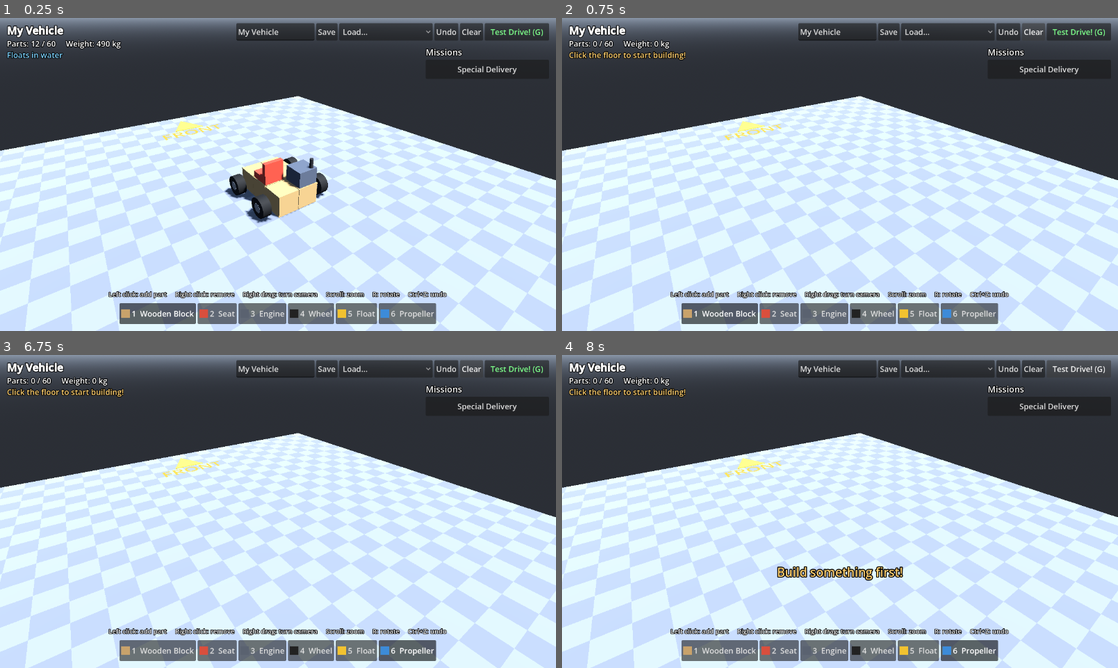
Above: before the commit, frames 1-4 (two rows, left to right).
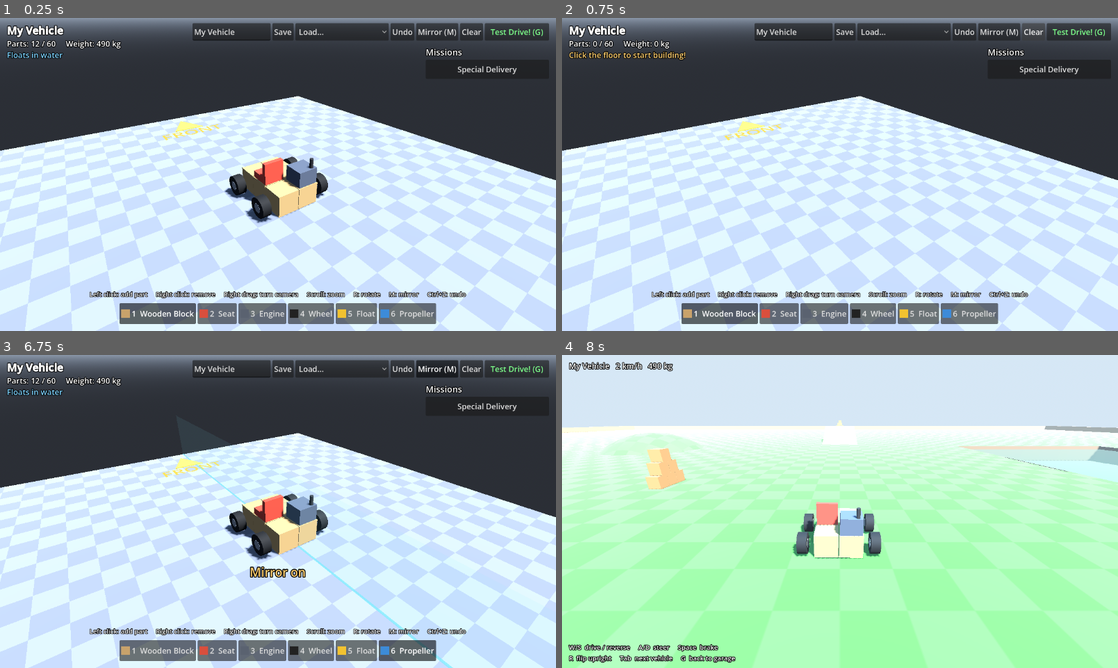
Above: after the commit, the same moments.

Repository: aaronrsiphone/Bodgeworks
Game: Godot game, scene res://garage/garage.tscn
Same seed, same stepped clock (60 frames per second), same inputs: the game is played once before the commit and once after it.
Inputs:
- Up to frame 1 (0.25 s): no input
- Up to frame 2 (0.75 s): click "Clear" at 0.5 s
- Up to frame 3 (6.75 s): click "1 Wooden Block" at 1.25 s; click "2 Seat" at 2 s; click "3 Engine" at 2.75 s; click "4 Wheel" at 3.5 s; click "5 Float" at 4.25 s; click "6 Propeller" at 5 s; click "Undo" at 5.75 s; click "Clear" (after the commit: "Mirror (M)") at 6.5 s
- Up to frame 4 (8 s): click "Test Drive! (G)" at 7.25 s

The runs differ from the first frame. In frame 1, 1.9% of the frame differs, in the area x 16-84%, y 1-90%; in frame 2, 1.9%; in frame 3, 5.6%; in frame 4, 99%, in the area x 0-100%, y 0-100%.

Commit message:
Garage: mirror mode (M) places and removes symmetric parts in pairs
Closes #5. The mirror line is set halfway between the leftmost and
rightmost parts when mirror mode turns on (stored doubled so it snaps to
a cell centre or edge). A second ghost shows the twin, rotation mirrors
1 <-> 3, a pair is only valid if both cells are, and one undo removes
both. garage_test.gd gains 11 mirror checks.

Co-Authored-By: Claude Opus 5.5 <noreply@anthropic.com>
Claude-Session: https://claude.ai/code/session_01Wif9k1ht2MKMPWgGgEp67V

Diff:
--- a/garage/garage.gd
+++ b/garage/garage.gd
@@ -6,6 +6,7 @@
 ##   Right drag   turn the camera      Scroll  zoom      Middle drag  slide
 ##   1-9          pick a part          R       rotate the part
 ##   Ctrl+Z       undo                 G       test drive
+##   M            mirror mode: every part you add or remove gets a twin on the other side
 
 const BUDGET := 60 # most parts a vehicle can have
 const LIMIT := 12 # how far from the middle you can build (in cells)
@@ -20,8 +21,16 @@
 var selected := ""
 var rot := 0
 
+## Mirror mode. The mirror line sits at x = mirror_x2 / 2. We store it doubled so it is
+## always a whole number: even = through the middle of a cell, odd = on the edge between two.
+var mirror_on := false
+var mirror_x2 := 0
+
 var _undo: Array = []
 var _ghost: Node3D
+var _mirror_ghost: Node3D # the twin ghost on the other side of the mirror line
+var _mirror_line: MeshInstance3D
+var _mirror_button: Button
 var _ghost_cell := Vector3i.ZERO
 var _ghost_ok := false
 var _ghost_reason := ""
@@ -51,6 +60,7 @@
 		_changed()
 	else:
 		_load_blueprint(Game.blueprint)
+	_build_mirror_line()
 	_select(part_ids[0])
 
 
@@ -85,25 +95,105 @@
 
 
 ## Why a part can't go in this cell, or "" if it can.
-func why_not(cell: Vector3i) -> String:
-	if parts.has(cell):
+## `pending` lists cells that are about to be filled at the same time (the mirror twin),
+## so they count as taken, count towards the budget, and count as "touching".
+func why_not(cell: Vector3i, pending: Array = []) -> String:
+	if parts.has(cell) or pending.has(cell):
 		return "There's already a part there"
 	if cell.y < 0:
 		return "Can't build under the floor"
 	if absi(cell.x) > LIMIT or absi(cell.z) > LIMIT or cell.y > LIMIT:
 		return "Too far from the middle"
-	if parts.size() >= BUDGET:
+	if parts.size() + pending.size() >= BUDGET:
 		return "Part budget is full (%d)" % BUDGET
-	if not parts.is_empty() and not _touches_build(cell):
+	if not (parts.is_empty() and pending.is_empty()) and not _touches_build(cell, pending):
 		return "Parts have to touch your vehicle"
 	return ""
 
 
-func _touches_build(cell: Vector3i) -> bool:
+## Why a part (and, in mirror mode, its twin) can't go here, or "" if both can.
+func why_not_pair(cell: Vector3i) -> String:
+	var reason := why_not(cell)
+	if reason != "" or not mirror_on:
+		return reason
+	var twin := mirror_cell(cell)
+	if twin == cell:
+		return "" # sitting right on the mirror line: there's only one part
+	reason = why_not(twin, [cell])
+	if reason != "":
+		return "Mirror side: " + reason
+	return ""
+
+
+func _touches_build(cell: Vector3i, pending: Array = []) -> bool:
 	for d in [Vector3i.LEFT, Vector3i.RIGHT, Vector3i.UP, Vector3i.DOWN, Vector3i.FORWARD, Vector3i.BACK]:
-		if parts.has(cell + d):
+		if parts.has(cell + d) or pending.has(cell + d):
 			return true
 	return false
+
+
+# --- mirror mode -------------------------------------------------------------
+
+## The cell on the other side of the mirror line.
+func mirror_cell(cell: Vector3i) -> Vector3i:
+	return Vector3i(mirror_x2 - cell.x, cell.y, cell.z)
+
+
+## A mirror swaps left and right, so a part turned to face left (1) faces right (3) in
+## the mirror. Facing forward (0) or backward (2) stays the same.
+static func mirror_rot(r: int) -> int:
+	return (4 - r) % 4
+
+
+func set_mirror(on: bool) -> void:
+	mirror_on = on
+	if on:
+		# Put the line halfway between the leftmost and rightmost parts. min + max is
+		# always whole, so the line lands on a cell middle or a cell edge.
+		if parts.is_empty():
+			mirror_x2 = 0
+		else:
+			var lo := 1000
+			var hi := -1000
+			for cell in parts:
+				lo = mini(lo, cell.x)
+				hi = maxi(hi, cell.x)
+			mirror_x2 = lo + hi
+		_say("Mirror on")
+	else:
+		_say("Mirror off")
+	if _mirror_button:
+		_mirror_button.set_pressed_no_signal(on)
+	_mirror_line.visible = on
+	_mirror_line.position.x = mirror_x2 / 2.0
+	_update_ghost()
+
+
+func _build_mirror_line() -> void:
+	# A thin glowing strip on the floor, plus a faint see-through wall above it.
+	_mirror_line = MeshInstance3D.new()
+	var strip := BoxMesh.new()
+	strip.size = Vector3(0.08, 0.02, LIMIT * 2 + 1)
+	var m := StandardMaterial3D.new()
+	m.albedo_color = Color(0.4, 0.85, 1.0, 0.8)
+	m.transparency = BaseMaterial3D.TRANSPARENCY_ALPHA
+	m.shading_mode = BaseMaterial3D.SHADING_MODE_UNSHADED
+	strip.material = m
+	_mirror_line.mesh = strip
+	_mirror_line.position = Vector3(0, FLOOR_Y + 0.02, 0)
+	var wall := MeshInstance3D.new()
+	var quad := QuadMesh.new()
+	quad.size = Vector2(LIMIT * 2 + 1, 3.0)
+	var wm := m.duplicate()
+	wm.albedo_color = Color(0.4, 0.85, 1.0, 0.08)
+	wm.cull_mode = BaseMaterial3D.CULL_DISABLED
+	quad.material = wm
+	wall.mesh = quad
+	wall.basis = Basis(Vector3.UP, PI / 2.0) # face sideways, along the x axis
+	wall.position.y = 1.5
+	_mirror_line.add_child(wall)
+	_mirror_line.visible = false
+	add_child(_mirror_line)
 
 
 func to_blueprint() -> Dictionary:
@@ -171,6 +261,8 @@
 		elif event.keycode == KEY_R:
 			rot = (rot + 1) % 4
 			_update_ghost()
+		elif event.keycode == KEY_M:
+			set_mirror(not mirror_on)
 		elif event.keycode >= KEY_1 and event.keycode <= KEY_9:
 			var i: int = event.keycode - KEY_1
 			if i < part_ids.size():
@@ -186,17 +278,40 @@
 	if not _ghost_ok:
 		_say(_ghost_reason)
 		return
+	build_at(_ghost_cell)
+
+
+## Add the selected part at `cell` (and its mirror twin). One undo step takes both away.
+func build_at(cell: Vector3i) -> bool:
+	var reason := why_not_pair(cell)
+	if reason != "":
+		_say(reason)
+		return false
 	_snapshot()
-	place(_ghost_cell, selected, rot)
+	place(cell, selected, rot)
+	if mirror_on and mirror_cell(cell) != cell:
+		place(mirror_cell(cell), selected, mirror_rot(rot))
 	_changed()
+	return true
 
 
 func _try_remove() -> void:
 	var hit := _pick()
 	if hit.has("part_cell"):
-		_snapshot()
-		remove(hit.part_cell)
-		_changed()
+		remove_at(hit.part_cell)
+
+
+## Remove the part at `cell`. In mirror mode its twin goes too, if the same kind of
+## part is sitting in the mirror cell. One undo step brings both back.
+func remove_at(cell: Vector3i) -> void:
+	if not parts.has(cell):
+		return
+	_snapshot()
+	var twin := mirror_cell(cell)
+	if mirror_on and twin != cell and parts.has(twin) and parts[twin].part == parts[cell].part:
+		remove(twin)
+	remove(cell)
+	_changed()
 
 
 ## What's under the mouse: the part it's over (if any) and the cell a new part would go in.
@@ -232,33 +347,46 @@
 	var hit := {} if over_ui else _pick()
 	if not hit.has("place_cell"):
 		_ghost.visible = false
+		_mirror_ghost.visible = false
 		return
 	_ghost.visible = true
 	_ghost_cell = hit.place_cell
 	_ghost.position = Vector3(_ghost_cell)
 	var r := 0 if PartCatalog.get_part(selected).has("wheel") else rot
 	_ghost.basis = Basis(Vector3.UP, r * PI / 2.0)
-	_ghost_reason = why_not(_ghost_cell)
+	_ghost_reason = why_not_pair(_ghost_cell)
 	_ghost_ok = _ghost_reason == ""
-	for mi in _ghost.find_children("*", "MeshInstance3D", true, false):
-		mi.material_override = mi.get_meta("ghost_material") if _ghost_ok else _bad_material
+	var twin := mirror_cell(_ghost_cell)
+	_mirror_ghost.visible = mirror_on and twin != _ghost_cell
+	_mirror_ghost.position = Vector3(twin)
+	_mirror_ghost.basis = Basis(Vector3.UP, mirror_rot(r) * PI / 2.0)
+	for g in [_ghost, _mirror_ghost]:
+		for mi in g.find_children("*", "MeshInstance3D", true, false):
+			mi.material_override = mi.get_meta("ghost_material") if _ghost_ok else _bad_material
 
 
 func _select(id: String) -> void:
 	selected = id
 	if _ghost:
 		_ghost.queue_free()
-	_ghost = PartVisuals.create(id, PartCatalog.get_part(id))
-	# See-through copy of each piece's colour.
-	for mi in _ghost.find_children("*", "MeshInstance3D", true, false):
+		_mirror_ghost.queue_free()
+	_ghost = _make_ghost(id)
+	_mirror_ghost = _make_ghost(id)
+	for pid in _part_buttons:
+		_part_buttons[pid].button_pressed = pid == id
+	_update_ghost()
+
+
+## A see-through copy of a part, to show where it will go.
+func _make_ghost(id: String) -> Node3D:
+	var ghost := PartVisuals.create(id, PartCatalog.get_part(id))
+	for mi in ghost.find_children("*", "MeshInstance3D", true, false):
 		var m: StandardMaterial3D = mi.mesh.material.duplicate()
 		m.albedo_color.a = 0.5
 		m.transparency = BaseMaterial3D.TRANSPARENCY_ALPHA
 		mi.set_meta("ghost_material", m)
-	add_child(_ghost)
-	for pid in _part_buttons:
-		_part_buttons[pid].button_pressed = pid == id
-	_update_ghost()
+	add_child(ghost)
+	return ghost
 
 
 func _start_mission(id: String) -> void:
@@ -355,7 +483,7 @@
 	top.alignment = BoxContainer.ALIGNMENT_END
 	top.anchor_left = 1.0
 	top.anchor_right = 1.0
-	top.offset_left = -900
+	top.offset_left = -1000
 	top.offset_right = -16
 	top.offset_top = 12
 	top.offset_bottom = 52
@@ -374,6 +502,8 @@
 	top.add_child(_load_menu)
 	_refresh_load_menu()
 	_button(top, "Undo", undo)
+	_mirror_button = _button(top, "Mirror (M)", func(): set_mirror(not mirror_on))
+	_mirror_button.toggle_mode = true
 	_button(top, "Clear", func():
 		_snapshot()
 		clear()
@@ -425,7 +555,7 @@
 		_part_buttons[id] = b
 
 	var help := Label.new()
-	help.text = "Left click: add part     Right click: remove     Right drag: turn camera     Scroll: zoom     R: rotate     Ctrl+Z: undo"
+	help.text = "Left click: add part     Right click: remove     Right drag: turn camera     Scroll: zoom     R: rotate     M: mirror     Ctrl+Z: undo"
 	help.mouse_filter = Control.MOUSE_FILTER_IGNORE
 	help.anchor_top = 1.0
 	help.anchor_bottom = 1.0
--- a/tests/garage_test.gd
+++ b/tests/garage_test.gd
@@ -48,6 +48,34 @@
 		_key(KEY_G)
 	if frame == 120:
 		check(current_scene.name == "Garage" and current_scene.parts.size() == 14, "G went back to the garage with the build kept")
+		# Mirror mode. The build spans x = -1 .. 2, so the mirror line is at x = 0.5
+		# (stored doubled as mirror_x2 = 1) and cell x mirrors to 1 - x.
+		garage = current_scene
+		_key(KEY_M)
+		_select_key(KEY_1) # block
+	if frame == 125:
+		check(garage.mirror_on and garage.mirror_x2 == 1, "M turned mirror on with the line at x = 0.5 (x2 = %d)" % garage.mirror_x2)
+		check(garage.mirror_rot(1) == 3 and garage.mirror_rot(3) == 1 and garage.mirror_rot(0) == 0, "mirrored rotation swaps left and right")
+		# Fill the gap between the left wheels so (-2,0,1) has something to touch.
+		garage.build_at(Vector3i(-1, 0, 1))
+		check(garage.parts.has(Vector3i(-1, 0, 1)) and garage.parts.has(Vector3i(2, 0, 1)), "mirror placed a twin at (2,0,1)")
+		garage.build_at(Vector3i(-2, 0, 1))
+	if frame == 130:
+		check(garage.parts.has(Vector3i(-2, 0, 1)) and garage.parts.has(Vector3i(3, 0, 1)), "placing at (-2,0,1) also filled the mirrored cell (3,0,1)")
+		check(garage.parts.size() == 18, "four parts added as two pairs (18), got %d" % garage.parts.size())
+		_shot("garage_04_mirror.png")
+		_key(KEY_Z, true)
+	if frame == 135:
+		check(not garage.parts.has(Vector3i(-2, 0, 1)) and not garage.parts.has(Vector3i(3, 0, 1)), "one ctrl+z removed both mirrored parts")
+		check(garage.parts.has(Vector3i(-1, 0, 1)) and garage.parts.has(Vector3i(2, 0, 1)), "...and kept the earlier pair")
+		check(garage.why_not_pair(Vector3i(-2, 0, 3)) != "", "a pair is refused when it doesn't touch the vehicle")
+		garage.remove_at(Vector3i(2, 0, 1))
+		check(not garage.parts.has(Vector3i(-1, 0, 1)) and not garage.parts.has(Vector3i(2, 0, 1)), "removing a part also removed its twin")
+		_key(KEY_M)
+	if frame == 140:
+		check(not garage.mirror_on, "M turned mirror off again")
+		garage.build_at(Vector3i(-1, 0, 1))
+		check(garage.parts.has(Vector3i(-1, 0, 1)) and not garage.parts.has(Vector3i(2, 0, 1)), "with mirror off only one part is placed")
 		print("RESULT garage: %s" % ("PASS" if failures == 0 else "FAIL (%d)" % failures))
 		quit(1 if failures > 0 else 0)
 		return true
Not shown, changed: CLAUDE.md
Not shown, changed: docs/getting-started.md
